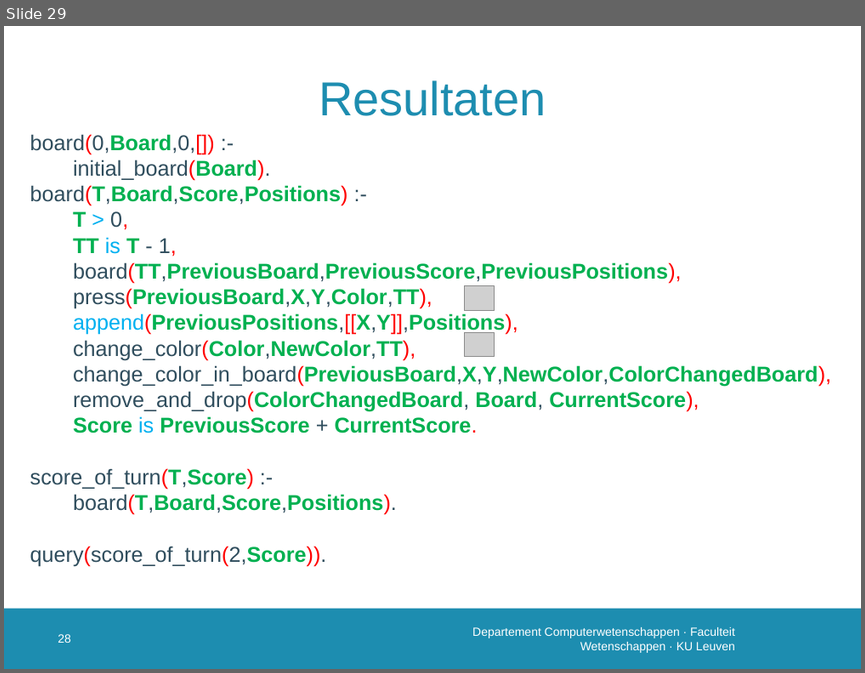
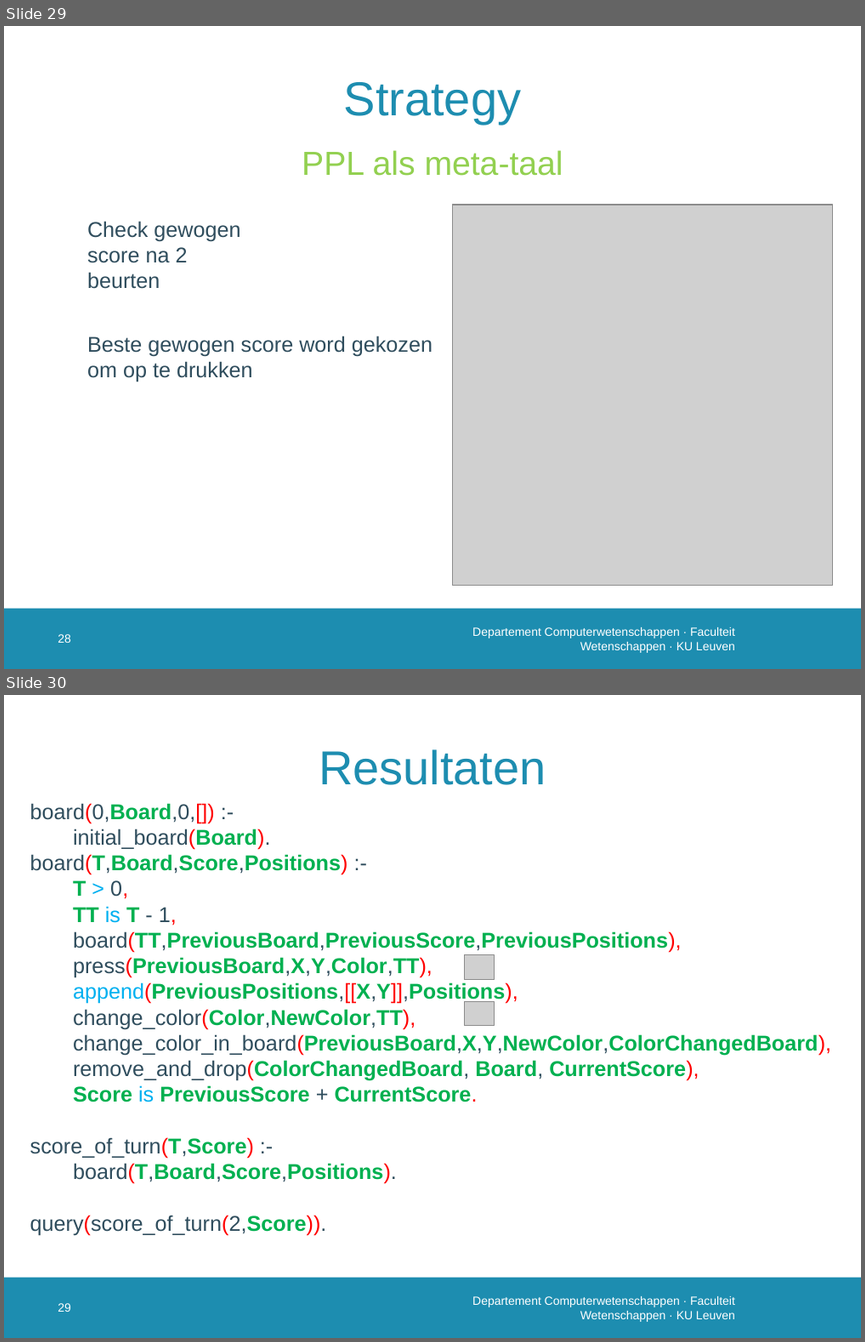
Before and after one commit to susverwimp/T208-Probabilistic-Programming-A-Case-Study, a slide deck: thesis/presentations/2 second/secondv3.pptx. Shown one above the other, each under a label of ours: slide 29 before the commit, slides 29 and 30 after it. The pictures are 865x673 and 865x1342 pixels, drawn with LibreOffice and Linux fonts; fonts in the diff are those of the drawing; grey boxes stand for pictures; background and template pictures are left out. Boxes give left, top, right and bottom in pixels: in the first picture for what was removed or moved away, otherwise in the second. Text is boxed around its words. In the diff, an @@ line names an element or a change of style, - is before the commit and + after.

```diff
--- a/thesis/presentations/2 second/secondv3.pptx
+++ b/thesis/presentations/2 second/secondv3.pptx
@@ slide 29 added at [4, 26, 861, 669], background #FFFFFF; not listed: 1 template element that a slide beside it also shows @@
@@ title added at [344, 82, 521, 124], 40 pt, text #1D8DB0 @@
+Strategy
@@ text added at [302, 150, 563, 176], 28 pt, text #92D050 @@
+PPL als meta-taal
@@ text added at [87, 221, 240, 289], 18 pt, text #2F4D5D @@
+Check gewogen score na 2 beurten
@@ picture added at [452, 204, 833, 584] @@
@@ text added at [87, 335, 432, 381], 18 pt, text #2F4D5D @@
+Beste gewogen score word gekozen om op te drukken
@@ page number added at [58, 634, 71, 642], 10 pt, text #FFFFFF @@
+28
@@ text added at [472, 627, 735, 652], 10 pt, text #FFFFFF @@
+Departement Computerwetenschappen · Faculteit Wetenschappen · KU Leuven
@@ what was slide 29 is now slide 30 @@
@@ page number at [58, 1303, 71, 1311]: text changed @@
-28
+29
```
Also in this commit, not shown: 3 slides changed, 1 other slide added, 2 other files.
